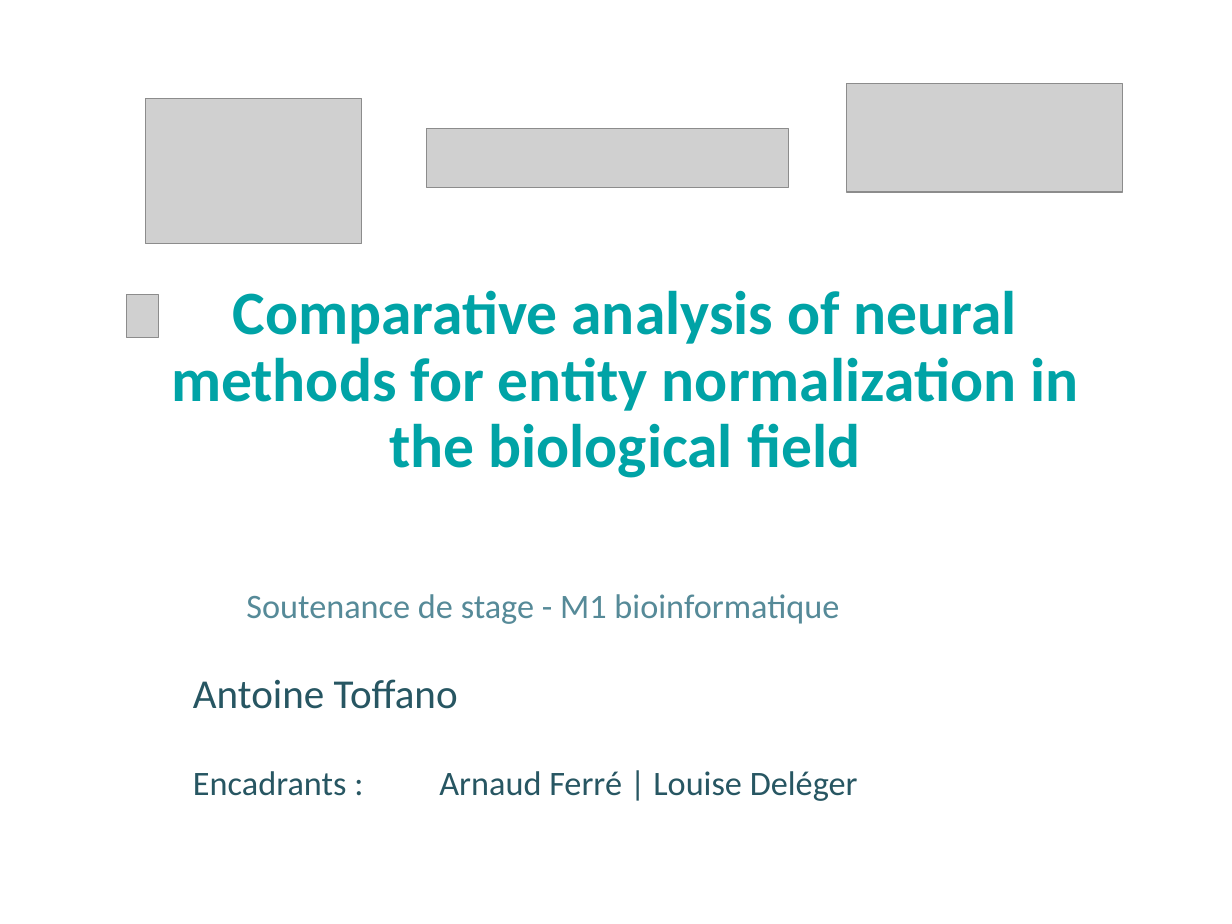
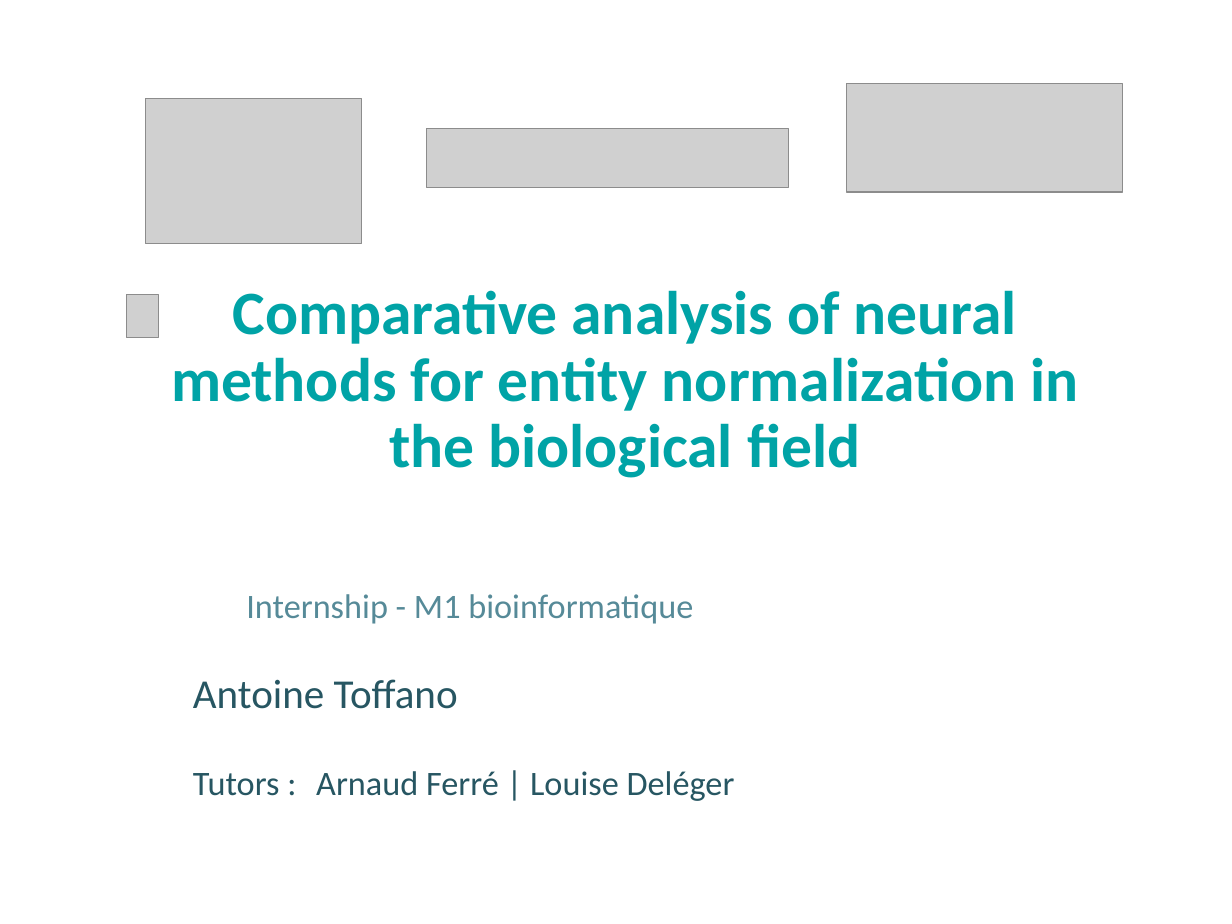
Before and after one commit to atoffano/entity-norm, a slide deck: slide 1 of Presentation-INRAE-format classique_v3.odp. Drawn at 1232x924 pixels with LibreOffice and Linux fonts; fonts in the diff are those of the drawing; grey boxes stand for pictures; background and template pictures are left out. Boxes give left, top, right and bottom in pixels: in the first picture for what was removed or moved away, otherwise in the second. Text is boxed around its words. In the diff, an @@ line names an element or a change of style, - is before the commit and + after.

```diff
--- a/Presentation-INRAE-format classique_v3.odp
+++ b/Presentation-INRAE-format classique_v3.odp
@@ text at [246, 594, 693, 624]: text changed @@
-Soutenance de stage - M1 bioinformatique
+Internship - M1 bioinformatique
@@ text at [193, 771, 735, 801]: text changed @@
-Encadrants : Arnaud Ferré | Louise Deléger
+Tutors : Arnaud Ferré | Louise Deléger
```
Also in this commit, not shown: 1 other slide changed, 10 other files.
